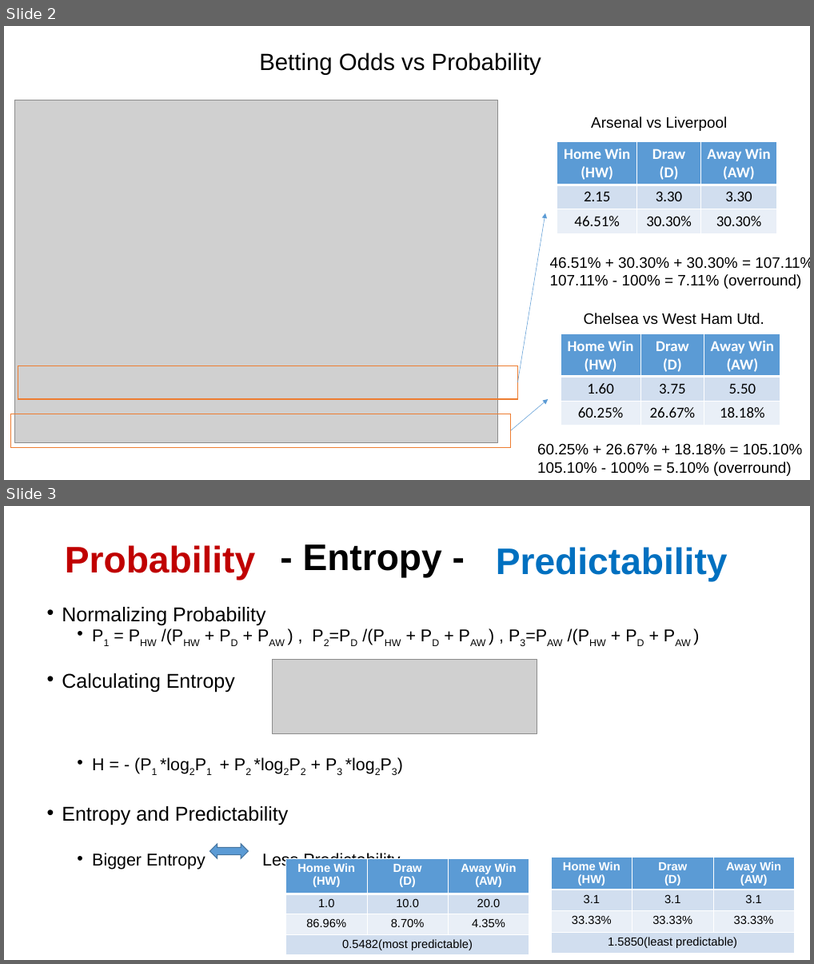
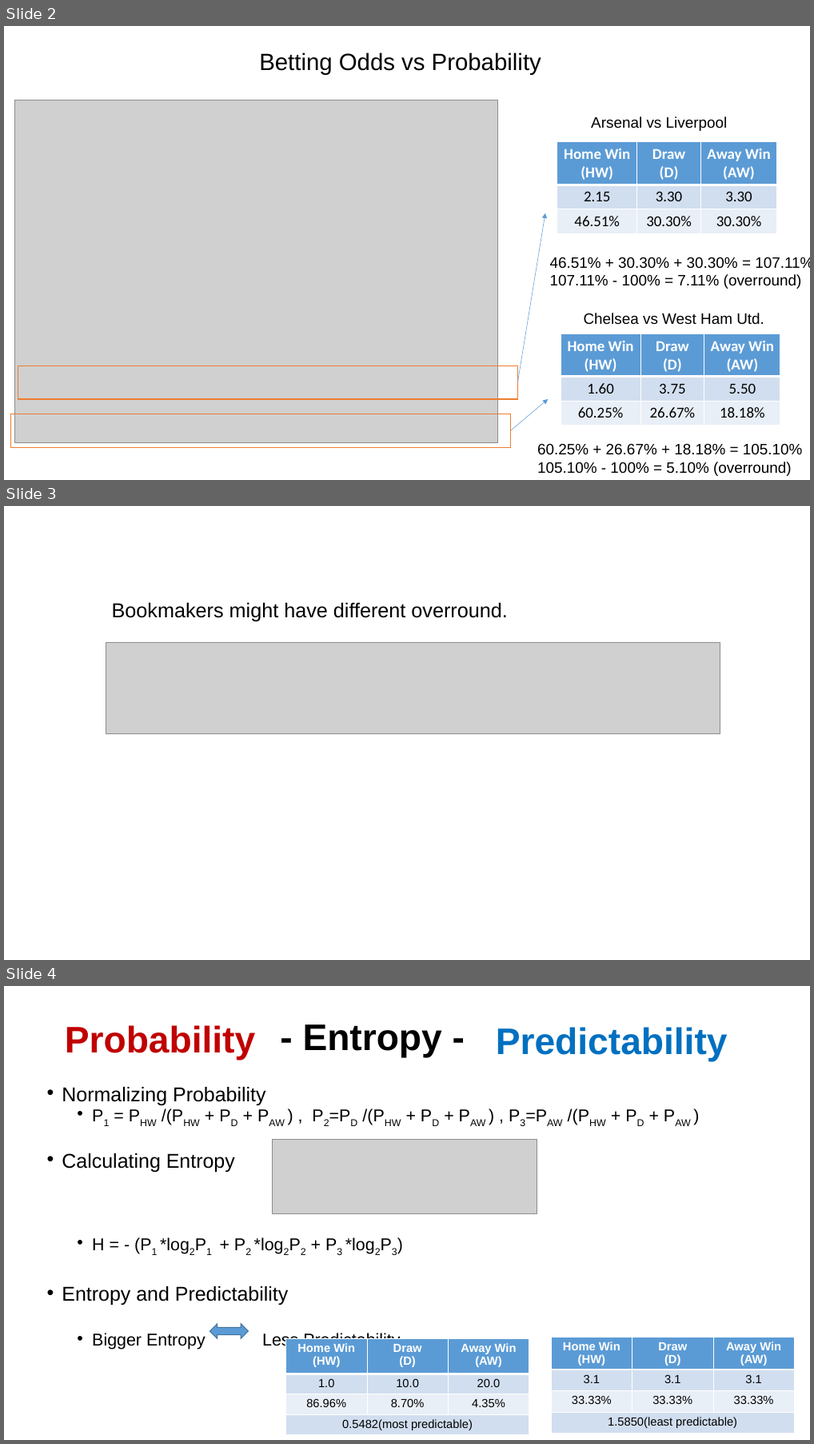
Before and after one commit to nycdatasci/bootcamp006_project, a slide deck: Project2-Shiny/Shiny_RickyYue/Entropy.pptx. Shown one above the other, each under a label of ours: slides 2 and 3 before the commit, slides 2, 3 and 4 after it. The pictures are 814x964 and 814x1444 pixels, drawn with LibreOffice and Linux fonts; fonts in the diff are those of the drawing; grey boxes stand for pictures. Boxes give left, top, right and bottom in pixels: in the first picture for what was removed or moved away, otherwise in the second. Text is boxed around its words. In the diff, an @@ line names an element or a change of style, - is before the commit and + after.

Commit message:
update ppt

```diff
--- a/Project2-Shiny/Shiny_RickyYue/Entropy.pptx
+++ b/Project2-Shiny/Shiny_RickyYue/Entropy.pptx
@@ slide 3 added at <box>4,506,810,960</box>, background #FFFFFF @@
@@ text added at <box>112,602,507,621</box>, 24 pt, text #000000 @@
+Bookmakers might have different overround.
@@ picture added at <box>106,642,720,733</box> @@
@@ what was slide 3 is now slide 4 @@
```
